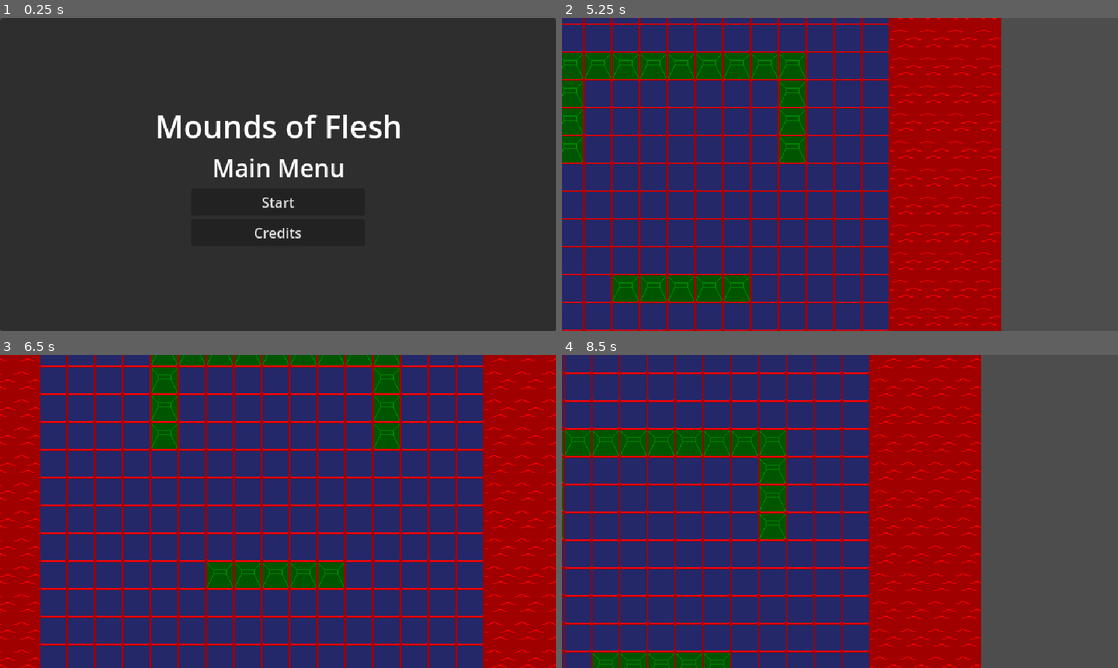
Above: before the commit, frames 1-4 (two rows, left to right).
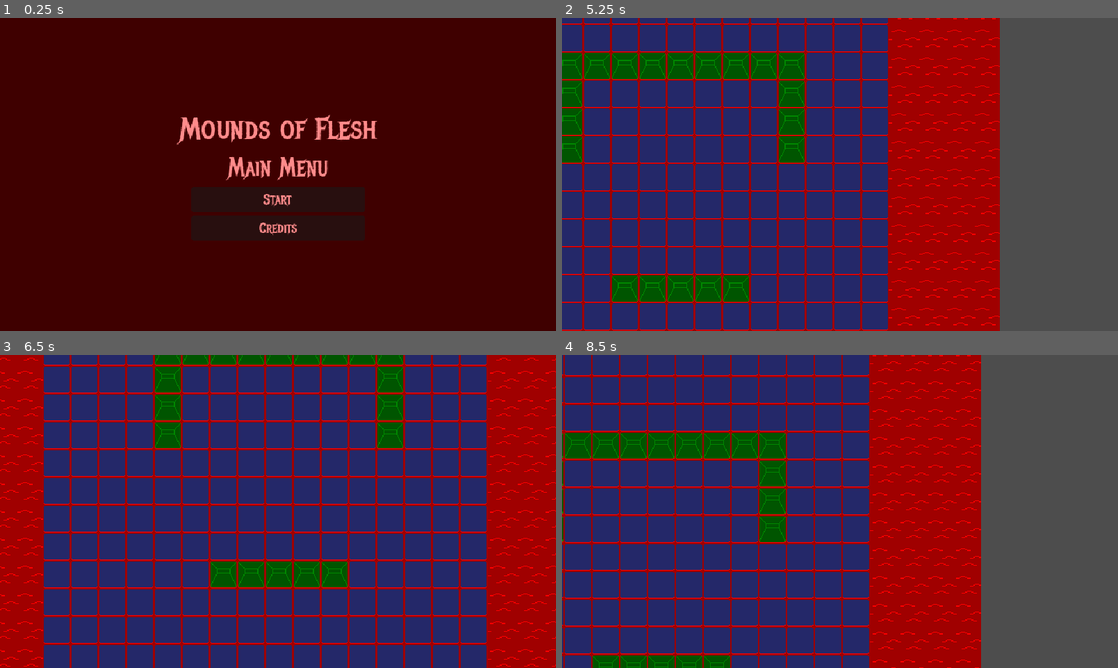
Above: after the commit, the same moments.

Repository: Burger-Bois/LD54-Godot-Team
Game: Godot game, scene res://scenes/main.tscn
Same seed, same stepped clock (60 frames per second), same inputs: the game is played once before the commit and once after it.
Inputs (mouse positions are in pixels of both pictures, inside the frame that each line leads up to):
- Up to frame 1 (0.25 s): no input
- Up to frame 2 (5.25 s): click "Start" at 0.5 s; tap Enter (ui_accept) at 1.25, 1.52, 2.27, 3.77, 4.52 s; move the mouse to (962, 158) at 1.27 s; hold D (right) 1.28-2.03 s; move the mouse to (728, 190) at 2.02 s; hold S (down) 2.03-2.78 s; move the mouse to (895, 105) at 2.77 s; hold D (right) 2.78-3.53 s; move the mouse to (812, 237) at 3.52 s; hold W (up) 3.53-4.28 s; move the mouse to (1006, 221) at 4.27 s; hold A (left) 4.28-5 s; tap Escape (pause) at 4.9 s; click "Continue" at 5 s
- Up to frame 3 (6.5 s): move the mouse to (111, 464) at 5.77 s; hold A (left) from 5.78 s (still down); tap Enter (ui_accept) at 6.02 s
- Up to frame 4 (8.5 s): move the mouse to (867, 511) at 6.52 s; release A (left) at 6.53 s; hold S (down) 6.53-7.28 s; tap Enter (ui_accept) at 7.25, 7.52, 8.27 s; move the mouse to (756, 433) at 7.27 s; hold D (right) 7.28-8.03 s; move the mouse to (962, 495) at 8.02 s; hold W (up) from 8.03 s (still down)

The runs differ from the first frame. In frame 1, 96% of the frame differs, in the area x 0-100%, y 0-100%; in frame 2, 4.6%; in frame 3, 21%; in frame 4, 11%.

Commit message:
update menu font

Diff:
--- /dev/null
+++ b/resources/theme.tres
@@ -0,0 +1,7 @@
+[gd_resource type="Theme" load_steps=2 format=3 uid="uid://dfbjrxbf4lkxs"]
+
+[ext_resource type="FontFile" uid="uid://gi7psmu36mx4" path="res://assets/fonts/MetalMania-Regular.ttf" id="1_befx0"]
+
+[resource]
+default_font = ExtResource("1_befx0")
+Control/colors/font_color = Color(1, 0.545098, 0.545098, 1)
--- a/scenes/ui/credits.tscn
+++ b/scenes/ui/credits.tscn
@@ -1,6 +1,10 @@
-[gd_scene load_steps=2 format=3 uid="uid://csfb1pd54nbls"]
+[gd_scene load_steps=4 format=3 uid="uid://csfb1pd54nbls"]
 
+[ext_resource type="Theme" uid="uid://dfbjrxbf4lkxs" path="res://resources/theme.tres" id="1_jt5o2"]
 [ext_resource type="Script" path="res://scripts/ui/credits.gd" id="1_ynnbl"]
+
+[sub_resource type="StyleBoxFlat" id="StyleBoxFlat_jtqlg"]
+bg_color = Color(0.247059, 0, 0, 1)
 
 [node name="CreditsMenu" type="Control"]
 layout_mode = 3
@@ -9,6 +13,7 @@
 anchor_bottom = 1.0
 grow_horizontal = 2
 grow_vertical = 2
+theme = ExtResource("1_jt5o2")
 script = ExtResource("1_ynnbl")
 
 [node name="Background" type="Panel" parent="."]
@@ -18,6 +23,7 @@
 anchor_bottom = 1.0
 grow_horizontal = 2
 grow_vertical = 2
+theme_override_styles/panel = SubResource("StyleBoxFlat_jtqlg")
 
 [node name="Rows" type="VBoxContainer" parent="."]
 layout_mode = 1
@@ -50,7 +56,9 @@
 layout_mode = 2
 text = "Dan
 Ewan
-John"
+John
+
+Font: Metal Mania <https://fonts.google.com/specimen/Metal+Mania>"
 
 [node name="BackButton" type="Button" parent="Rows"]
 custom_minimum_size = Vector2(200, 0)
--- a/scenes/ui/main_menu.tscn
+++ b/scenes/ui/main_menu.tscn
@@ -1,6 +1,10 @@
-[gd_scene load_steps=2 format=3 uid="uid://dka03cdpi5e7s"]
+[gd_scene load_steps=4 format=3 uid="uid://dka03cdpi5e7s"]
 
 [ext_resource type="Script" path="res://scripts/ui/main_menu.gd" id="1_7lauq"]
+[ext_resource type="Theme" uid="uid://dfbjrxbf4lkxs" path="res://resources/theme.tres" id="1_p28g1"]
+
+[sub_resource type="StyleBoxFlat" id="StyleBoxFlat_33c4m"]
+bg_color = Color(0.247059, 0, 0, 1)
 
 [node name="MainMenu" type="Control"]
 layout_mode = 3
@@ -11,6 +15,7 @@
 grow_vertical = 2
 size_flags_horizontal = 3
 size_flags_vertical = 3
+theme = ExtResource("1_p28g1")
 script = ExtResource("1_7lauq")
 
 [node name="Background" type="Panel" parent="."]
@@ -20,6 +25,7 @@
 anchor_bottom = 1.0
 grow_horizontal = 2
 grow_vertical = 2
+theme_override_styles/panel = SubResource("StyleBoxFlat_33c4m")
 
 [node name="Rows" type="VBoxContainer" parent="."]
 layout_mode = 1
--- a/scenes/ui/pause_menu.tscn
+++ b/scenes/ui/pause_menu.tscn
@@ -1,6 +1,10 @@
-[gd_scene load_steps=2 format=3 uid="uid://cqid43pim76qe"]
+[gd_scene load_steps=4 format=3 uid="uid://cqid43pim76qe"]
 
 [ext_resource type="Script" path="res://scripts/ui/pause_menu.gd" id="1_0dvni"]
+[ext_resource type="Theme" uid="uid://dfbjrxbf4lkxs" path="res://resources/theme.tres" id="1_8kebj"]
+
+[sub_resource type="StyleBoxFlat" id="StyleBoxFlat_npb0k"]
+bg_color = Color(0, 0, 0, 0.564706)
 
 [node name="PauseMenu" type="Control"]
 layout_mode = 3
@@ -11,6 +15,7 @@
 grow_vertical = 2
 size_flags_horizontal = 3
 size_flags_vertical = 3
+theme = ExtResource("1_8kebj")
 script = ExtResource("1_0dvni")
 
 [node name="Background" type="Panel" parent="."]
@@ -20,6 +25,7 @@
 anchor_bottom = 1.0
 grow_horizontal = 2
 grow_vertical = 2
+theme_override_styles/panel = SubResource("StyleBoxFlat_npb0k")
 
 [node name="Rows" type="VBoxContainer" parent="."]
 layout_mode = 1
Binary file added: assets/fonts/MetalMania-Regular.ttf
Not shown, added: assets/fonts/MetalMania-Regular.ttf.import
